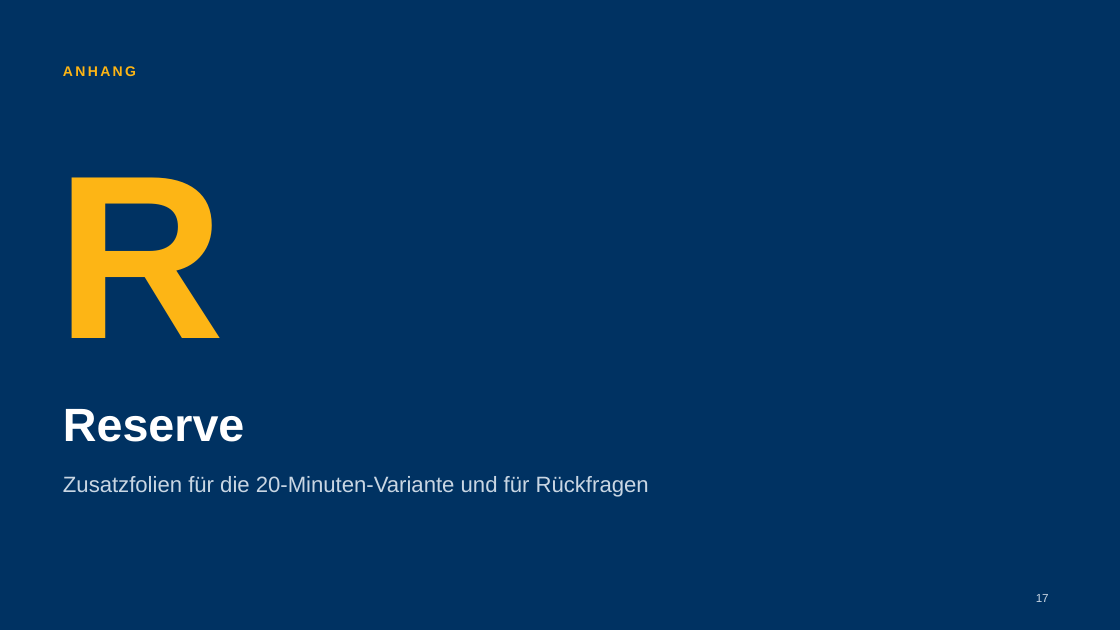
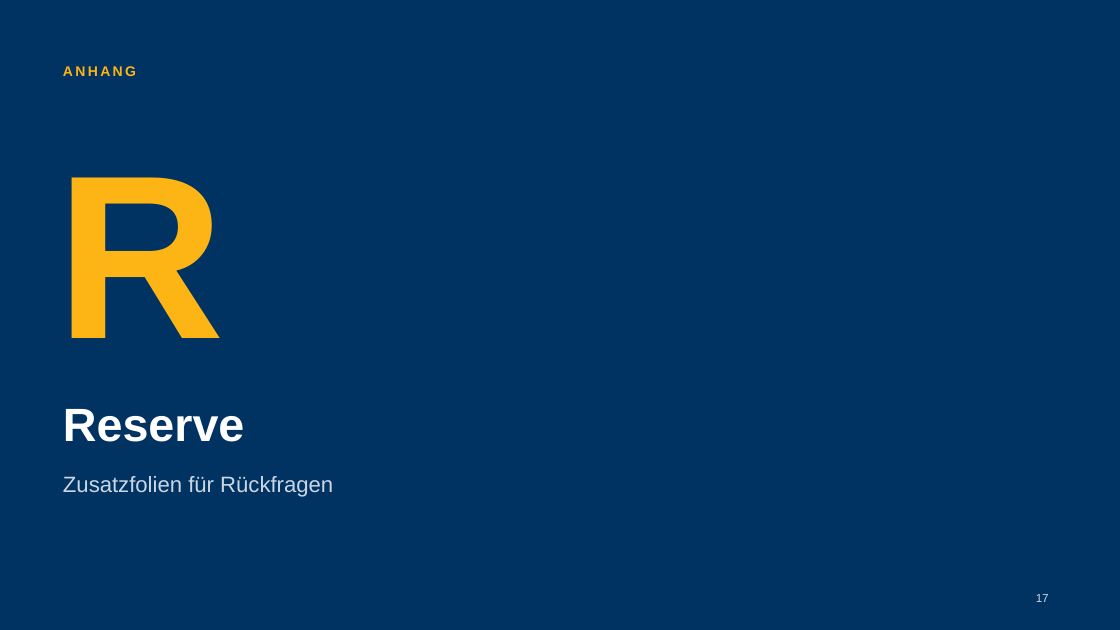
Before and after one commit to wf4hm64rvg-coder/statistik1, a slide deck: slide 17 of vortrag4/Vortrag4_Praesentation.pptx. Drawn at 1120x630 pixels with LibreOffice and Linux fonts; fonts in the diff are those of the drawing. Boxes give left, top, right and bottom in pixels: in the first picture for what was removed or moved away, otherwise in the second. Text is boxed around its words. In the diff, an @@ line names an element or a change of style, - is before the commit and + after.

```diff
--- a/vortrag4/Vortrag4_Praesentation.pptx
+++ b/vortrag4/Vortrag4_Praesentation.pptx
@@ text at [63, 476, 333, 497]: text changed @@
-Zusatzfolien für die 20-Minuten-Variante und für Rückfragen
+Zusatzfolien für Rückfragen
```
Also in this commit, not shown: 3 other files.
